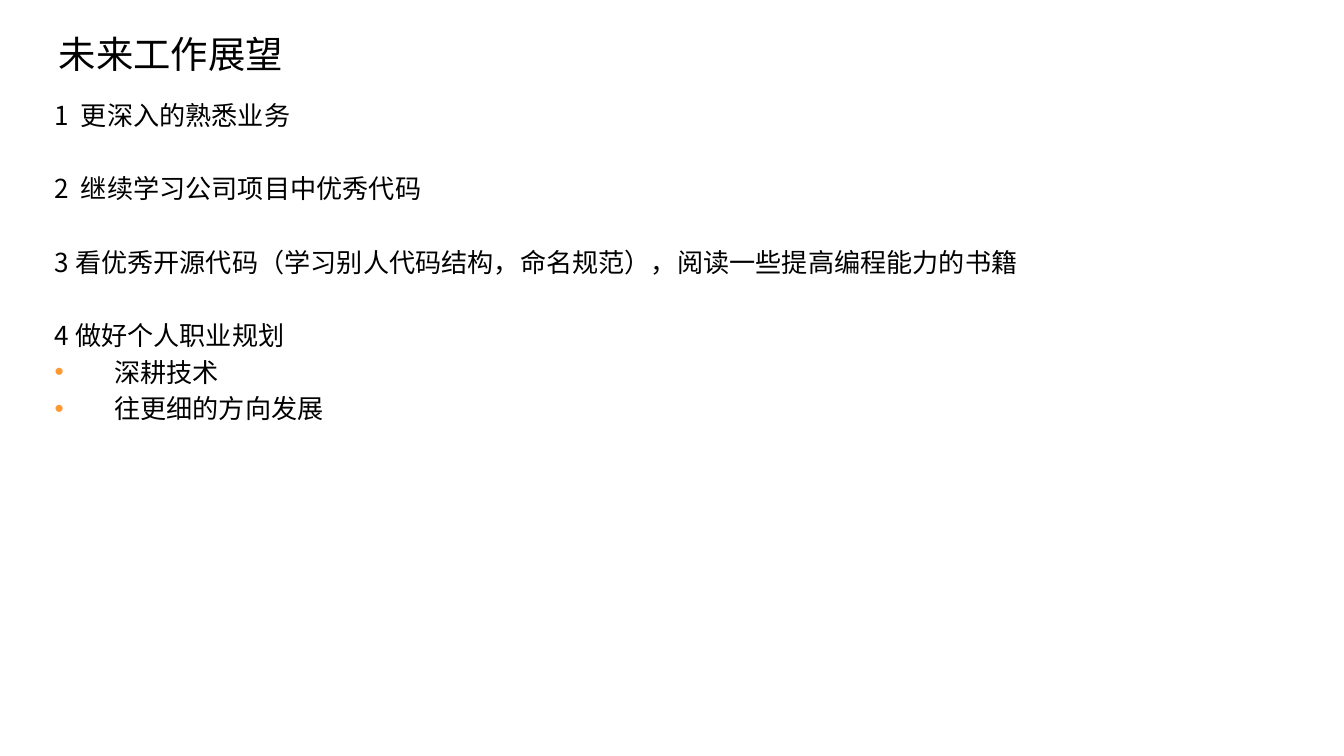
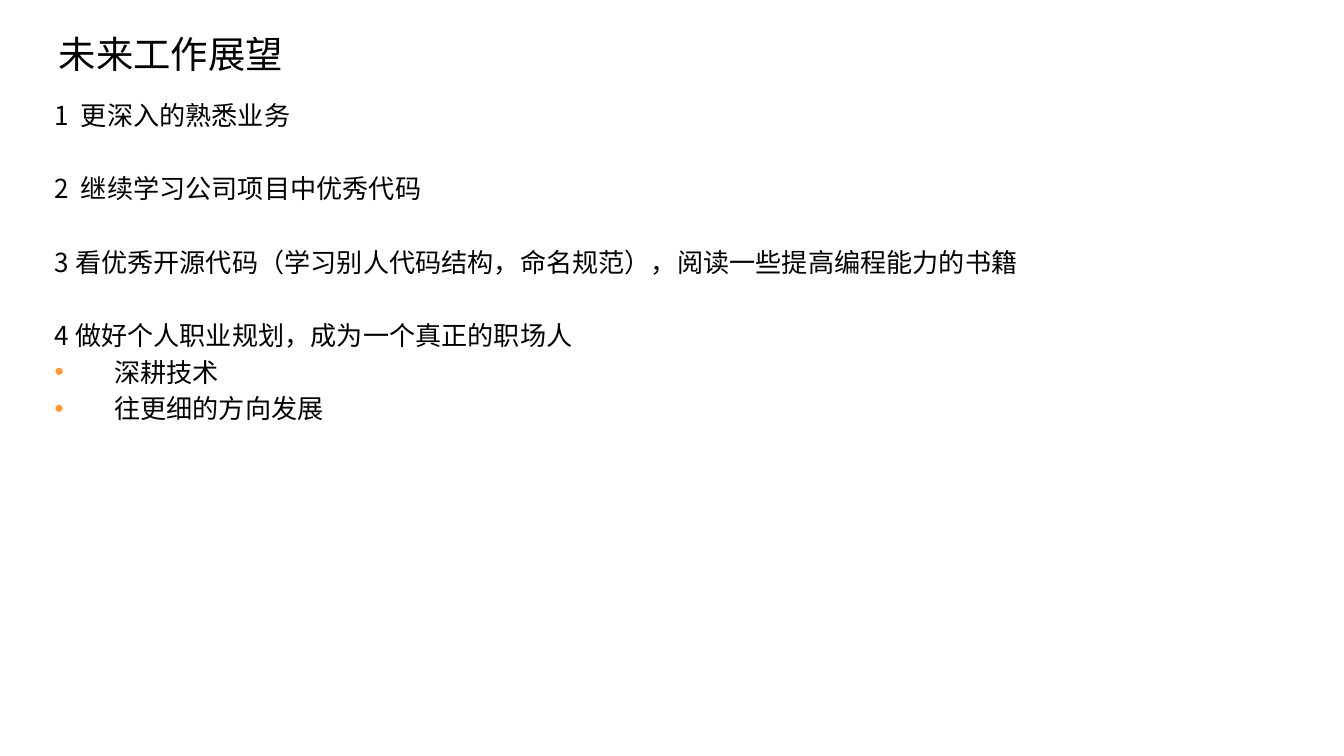
Before and after one commit to yerixuan/report, a slide deck: slide 15 of 实习考核报告-模板-2017-叶日旋.pptx. Drawn at 1344x756 pixels with LibreOffice and Linux fonts; fonts in the diff are those of the drawing; background and template pictures are left out. Boxes give left, top, right and bottom in pixels: in the first picture for what was removed or moved away, otherwise in the second. Text is boxed around its words. In the diff, an @@ line names an element or a change of style, - is before the commit and + after.

```diff
--- a/实习考核报告-模板-2017-叶日旋.pptx
+++ b/实习考核报告-模板-2017-叶日旋.pptx
@@ text at [55,323,572,348]: text changed @@
-4 做好个人职业规划
+4 做好个人职业规划，成为一个真正的职场人
```
Also in this commit, not shown: 3 other slides changed.
